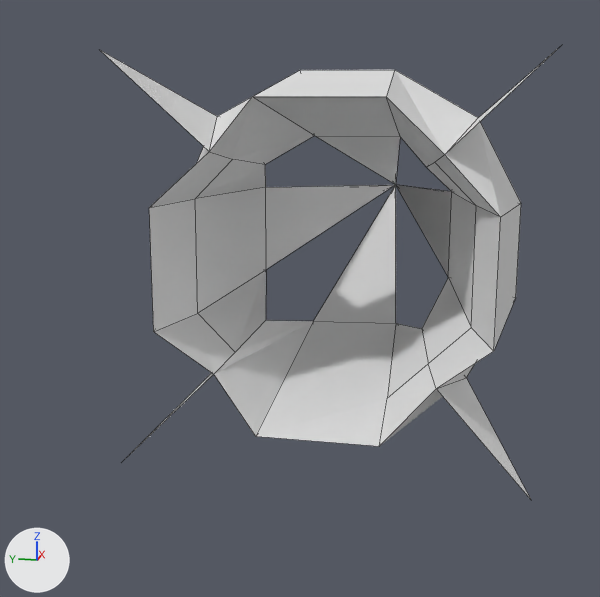
The Blender file blender_files/ICBM.blend: old version first, new version second.
Both versions are drawn from a 50 mm lens placed at (-27.0, -4.3, 5.3), pointed at (9.0, 2.9, -3.7). Lighting does not change. The marker at lower left points along +X, +Y and +Z. Mesh edges are drawn as thin lines.

Script lines for the objects in view, before the commit:
```python
me_cube = bpy.data.meshes.new('Cube')
me_cube.from_pydata(...)  # 50 vertices, 71 faces, 4 loose edges; spans x -3.0..24.0, y -6.6..6.6, z -6.6..6.6
me_cube.materials.append(mat_material)  # white #e7e7e7
ob_cube = bpy.data.objects.new('Cube', me_cube)
ob_cube.location = (0.0, 0.0, 0.0)
```
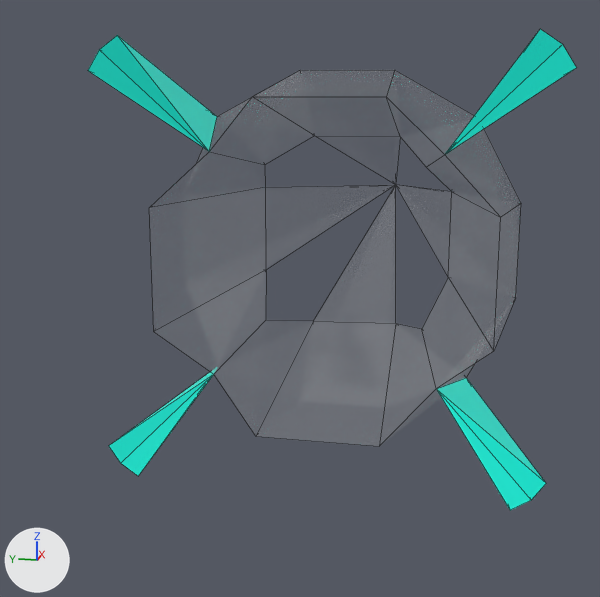
The change, as a diff of the scene's bpy script:
```diff
--- a/blender_files/ICBM.blend.py
+++ b/blender_files/ICBM.blend.py
@@ mat_fins_glow @@
+mat_fins_glow = principled_material('fins_glow')
+mat_fins_glow.base_color = (0.0, 1.0, 0.8)  # cyan #00ffe7
@@ mat_hull_main @@
+mat_hull_main = principled_material('hull_main')
+mat_hull_main.base_color = (0.8, 0.8, 0.8)  # white #e7e7e7
+mat_hull_main.roughness = 0.437
+mat_hull_main.alpha = 0.0551
@@ me_cube @@
 # used by ob_cube; location = (0.0, 0.0, 0.0)
-me_cube.from_pydata(...)  # 50 vertices, 71 faces, 4 loose edges; spans x -3.0..24.0, y -6.6..6.6, z -6.6..6.6
+me_cube.from_pydata(...)  # 49 vertices, 87 faces, 4 loose edges; spans x -3.0..24.0, y -7.0..7.0, z -7.0..7.0
+# me_cube part 1
+# 9 vertices are removed from x -0.5, y -4.6..4.6, z -4.6..3.3
+# 19 faces are deleted
+# 8 vertices are added at x -3.0, y -7.0..7.0, z -7.0..7.0
+# 11 new faces join them, mat_hull_main (white #e7e7e7)
+# 24 new faces join them, mat_fins_glow (cyan #00ffe7)
+# me_cube part 2: 4 faces spanning x -3.0..2.0, y -6.6..6.6, z -6.6..6.6 switch from mat_material (white #e7e7e7) to mat_fins_glow (cyan #00ffe7)
+me_cube.materials.append(mat_hull_main)  # white #e7e7e7
```

Boxes (x1, y1, x2, y2) around the edits, measured in the pictures (600 x 597 px):
'Cube', reshaped (8% wider, 7% taller)
    before: (100, 50, 554, 498)
    after: (88, 29, 577, 510)
part 1 of me_cube, built on
    before: (149, 97, 500, 446)
    after: (88, 29, 577, 510)
part 2 of me_cube, recoloured
    before: (100, 50, 554, 498)
